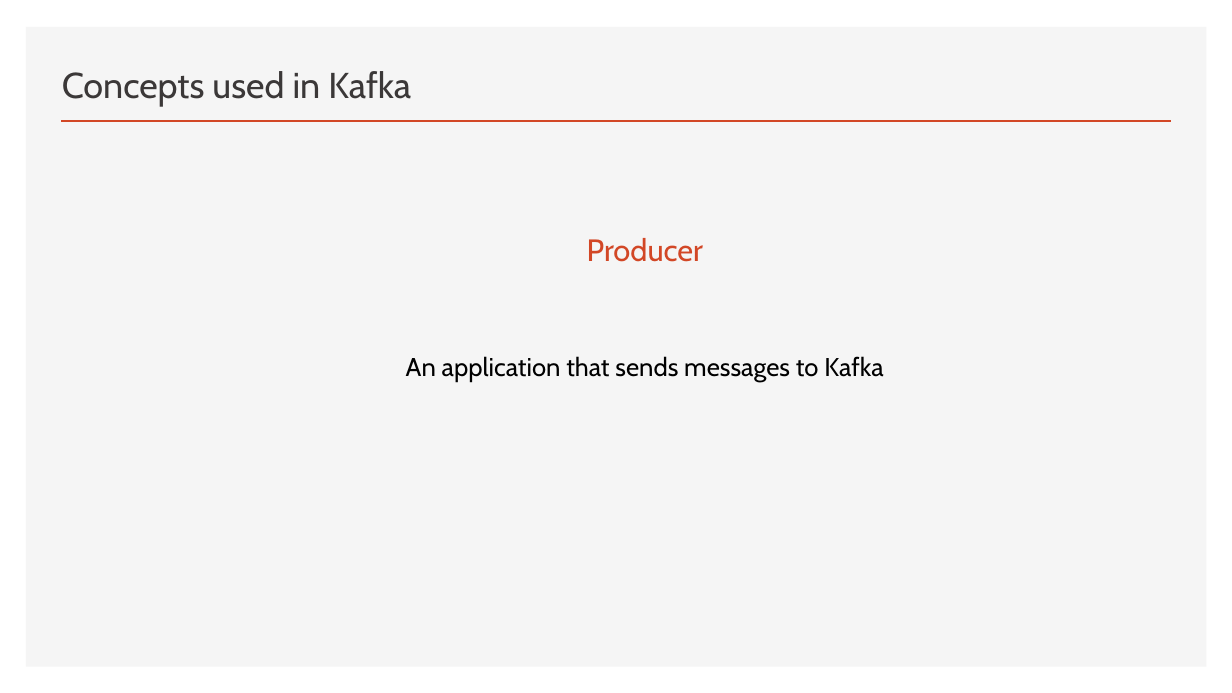
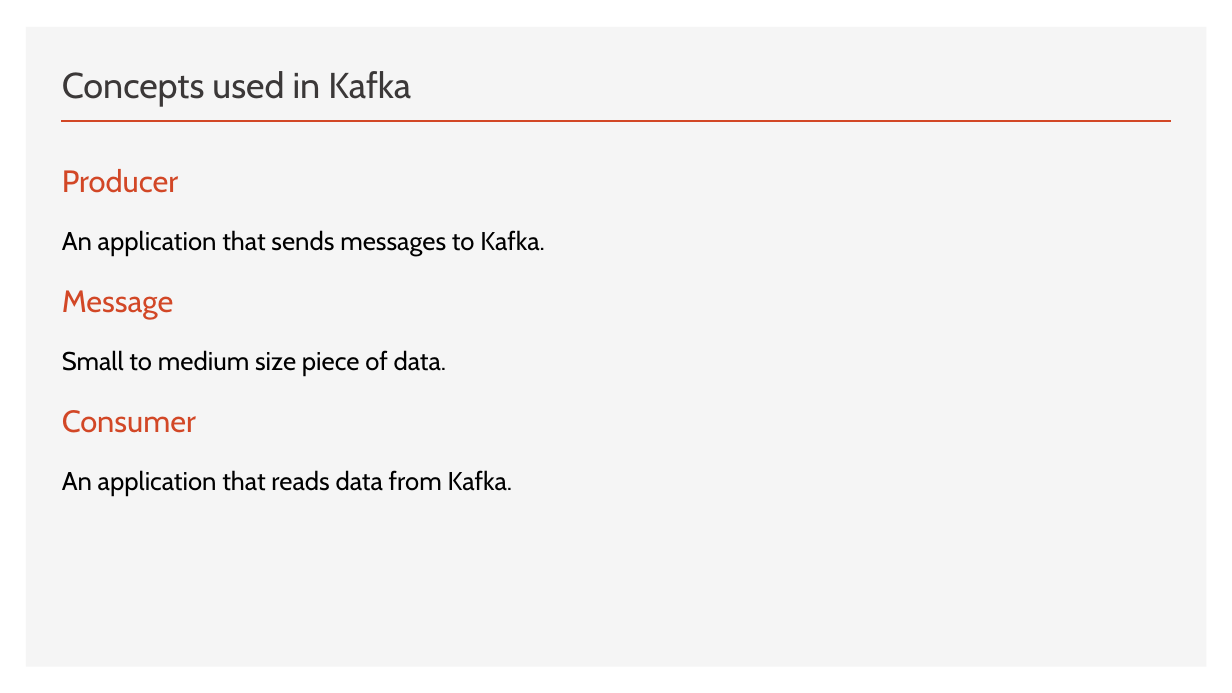
Before and after one commit to FITE-5thYear/DS-Mini-Presentation, a slide deck: slide 5 of Kafka.pptx (slide 6 before the commit). Drawn at 1232x693 pixels with LibreOffice and Linux fonts; fonts in the diff are those of the drawing. Boxes give left, top, right and bottom in pixels: in the first picture for what was removed or moved away, otherwise in the second. Text is boxed around its words. In the diff, an @@ line names an element or a change of style, - is before the commit and + after.

```diff
--- a/Kafka.pptx
+++ b/Kafka.pptx
@@ text "Producer": place and size @@
-text "Producer" at [406, 238, 883, 382]
+text "Producer" at [62, 169, 545, 496]
@@ text at [62, 169, 178, 193]: alignment centre to left @@
@@ text at [62, 230, 545, 496]: text changed @@
-An application that sends messages to Kafka
+An application that sends messages to Kafka.
+Message
+Small to medium size piece of data.
+Consumer
+An application that reads data from Kafka.
```
Also in this commit, not shown: 10 other slides changed, 3 slides added, 12 slides removed, 1 other file.
